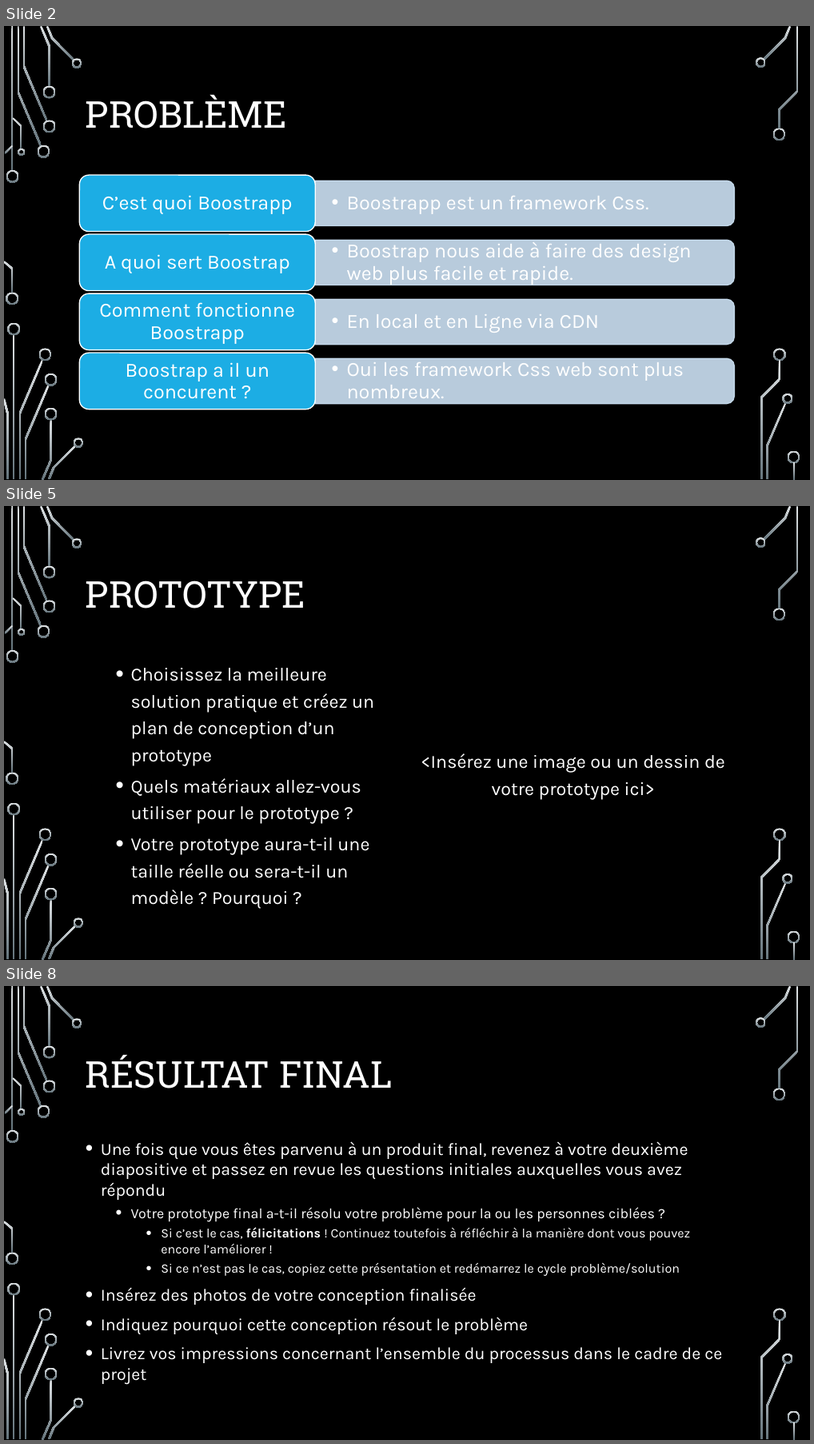
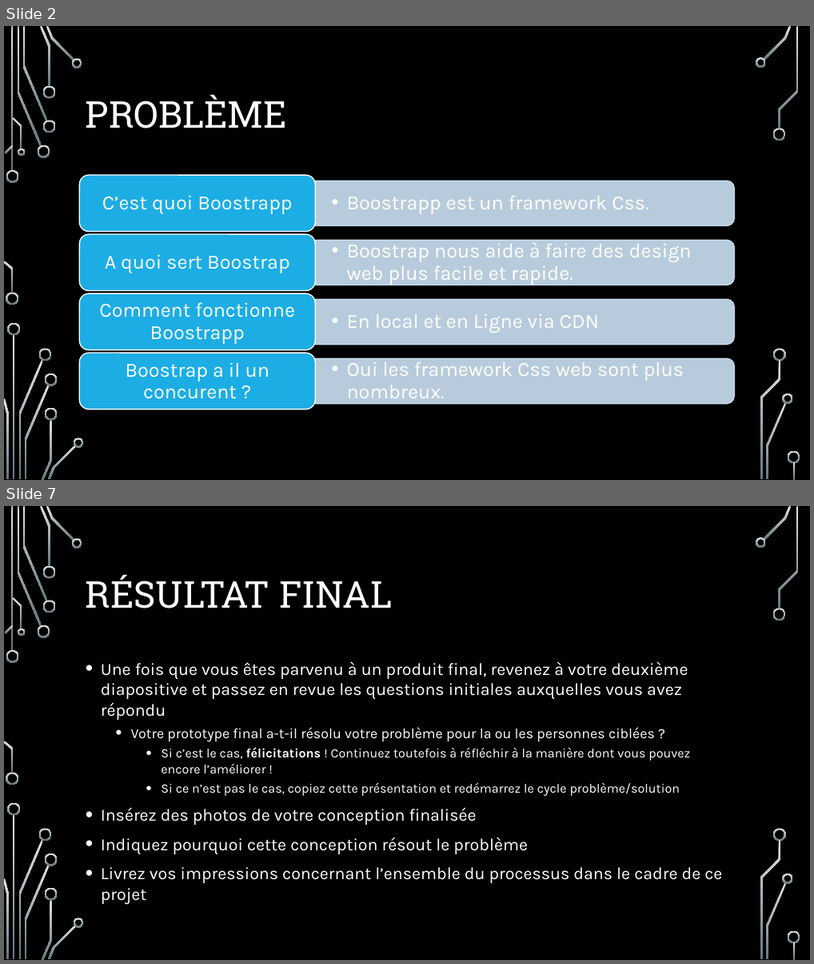
Before and after one commit to Reddy-Nzoloko/forumGaciApprendreBoostrap, a slide deck: GACI FORUM SUR L’APPRENTISSAGE DU frame work boostrap.pptx. Shown one above the other, each under a label of ours: slides 2, 5 and 8 before the commit, slides 2 and 7 after it; the slides between them are not shown. The pictures are 814x1444 and 814x964 pixels, drawn with LibreOffice and Linux fonts; fonts in the diff are those of the drawing; background and template pictures are left out. Boxes give left, top, right and bottom in pixels: in the first picture for what was removed or moved away, otherwise in the second. Text is boxed around its words. In the diff, an @@ line names an element or a change of style, - is before the commit and + after.

```diff
--- a/GACI FORUM SUR L’APPRENTISSAGE DU frame work boostrap.pptx
+++ b/GACI FORUM SUR L’APPRENTISSAGE DU frame work boostrap.pptx
@@ slide 5 removed at bbox=[4, 506, 810, 960], background picture (left out); not listed: 36 template elements that a slide beside it also shows @@
@@ title removed at bbox=[86, 580, 306, 608] @@
-PROTOTYPE
@@ text removed at bbox=[131, 668, 374, 878] @@
-  • Choisissez la meilleure solution pratique et créez un plan de conception d’un prototype
-  • Quels matériaux allez-vous utiliser pour le prototype ?
-  • Votre prototype aura-t-il une taille réelle ou sera-t-il un modèle ? Pourquoi ?
@@ text removed at bbox=[421, 753, 726, 799] @@
-<Insérez une image ou un dessin de votre prototype ici>
@@ what was slide 8 is now slide 7 @@
```
Also in this commit, not shown: 3 slides changed, 1 slide added, 1 other slide removed.
